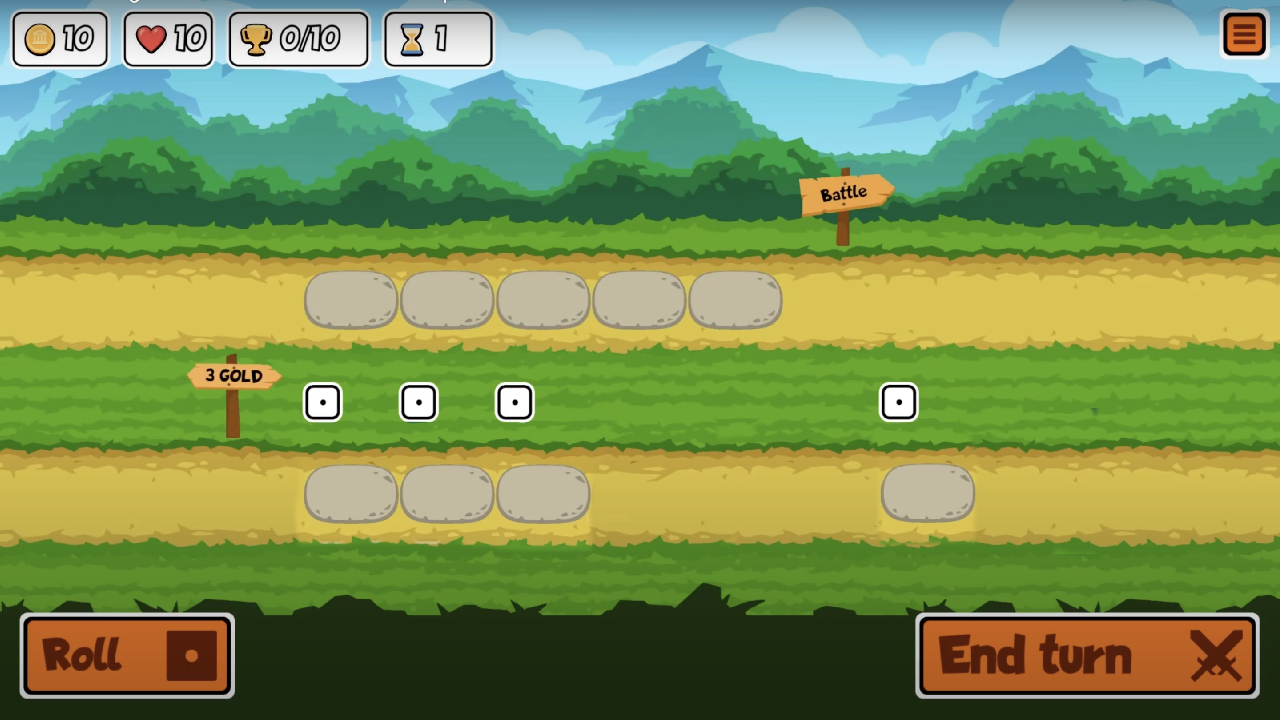
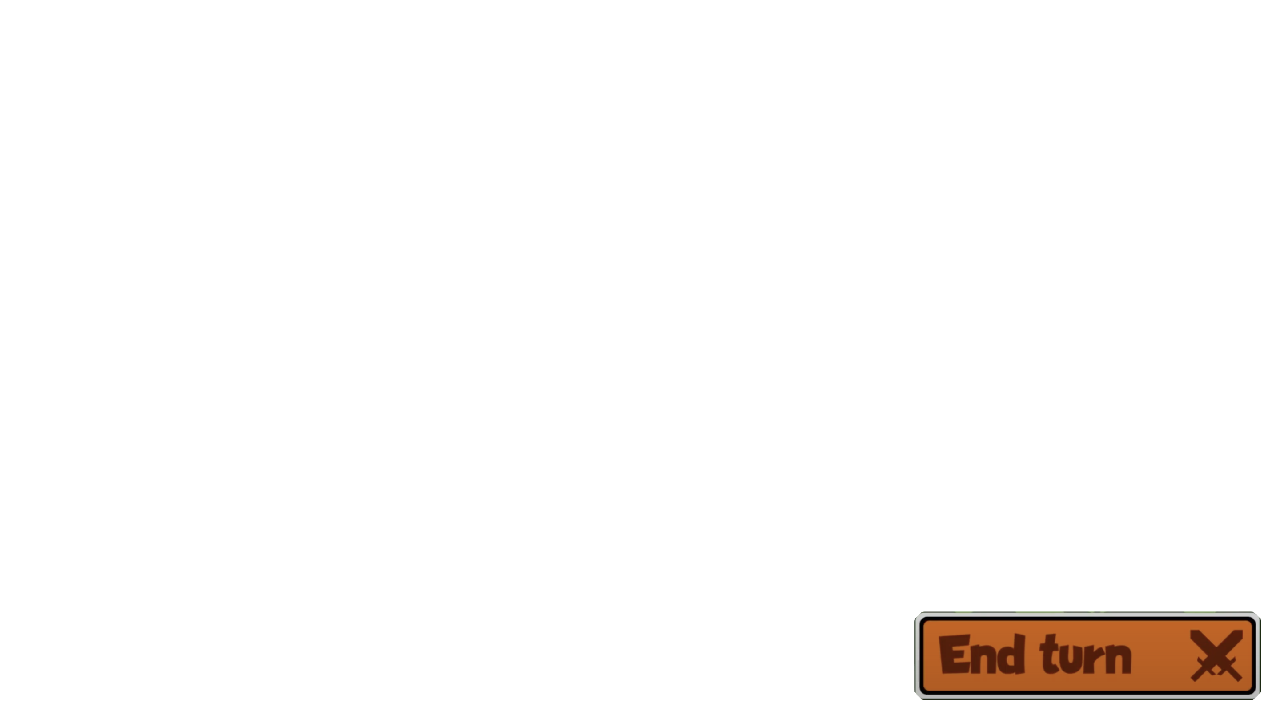
Layer changes from the first (1280, 720) image to the second:
renamed "Layer 3" to "Layer 4", hid it, opacity 100% → 57%, painted on it over left=0, top=0, right=1280, bottom=720
hid "Layer 2", painted on it over left=292, top=414, right=764, bottom=555
added group "exit button" with 3 layers above "fight button" over left=1053, top=4, right=1269, bottom=94
added group "fight button" with 3 layers above "Layer 10" over left=914, top=611, right=1261, bottom=700
added layer "Layer 13" in group "fight button" over left=914, top=611, right=1261, bottom=700
hid "Layer 1", painted on it over left=0, top=0, right=1280, bottom=720
